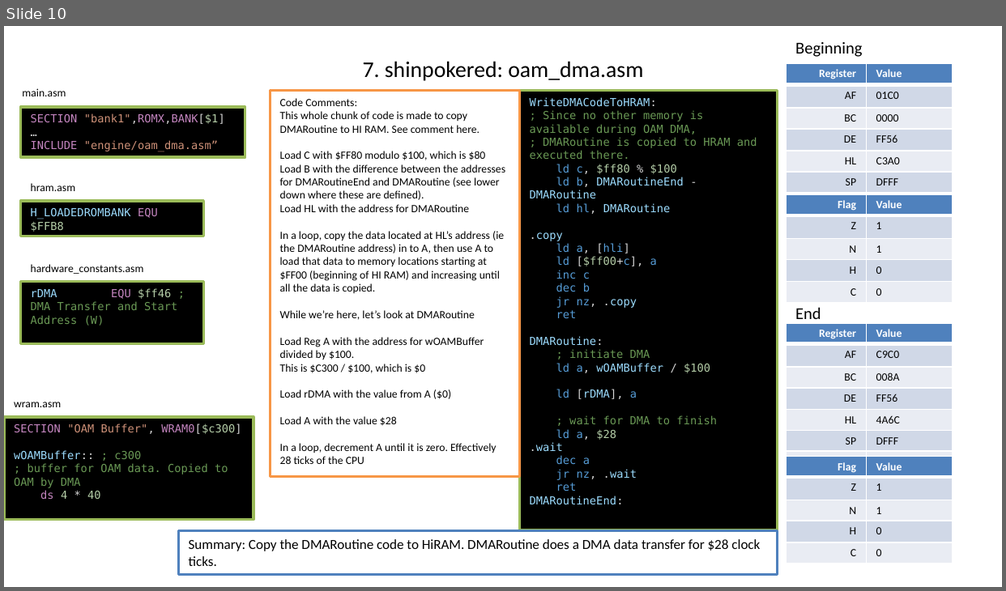
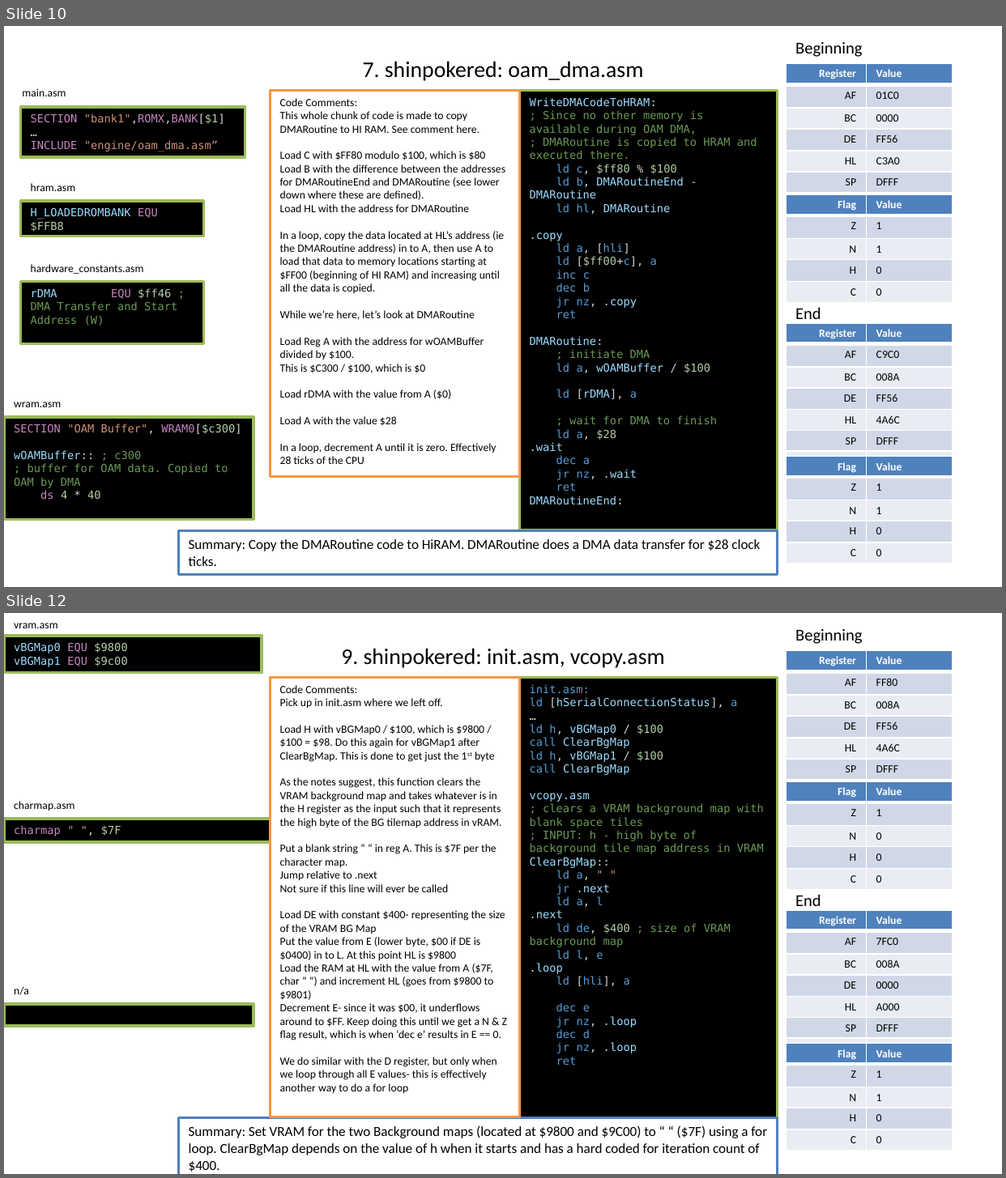
Before and after one commit to timweilert/DK94_Color, a slide deck: SGB_TO_GBC.pptx. Shown one above the other, each under a label of ours: slide 10 before the commit, slides 10 and 12 after it; the slides between them are not shown. The pictures are 1006x591 and 1006x1178 pixels, drawn with LibreOffice and Linux fonts; fonts in the diff are those of the drawing. Boxes give left, top, right and bottom in pixels: in the first picture for what was removed or moved away, otherwise in the second. Text is boxed around its words. In the diff, an @@ line names an element or a change of style, - is before the commit and + after.

```diff
--- a/SGB_TO_GBC.pptx
+++ b/SGB_TO_GBC.pptx
@@ slide 12 added at (4,613,1002,1174), background #FFFFFF @@
@@ rectangle added at (4,636,262,673), fill #000000, outline #9BBB59 2 pt, 8 pt, text #9CDCFE @@
+vBGMap0 EQU $9800
+vBGMap1 EQU $9c00
@@ text added at (14,623,58,628), 8 pt, text #000000 @@
+vram.asm
@@ text added at (795,629,862,644), 12 pt, text #000000 @@
+Beginning
@@ title added at (341,648,665,668), 16.2 pt, text #000000 @@
+9. shinpokered: init.asm, vcopy.asm
@@ table added at (786,651,952,779), 6 rows, 2 columns @@
+Register | Value
+AF | FF80
+BC | 008A
+DE | FF56
+HL | 4A6C
+SP | DFFF
@@ rectangle added at (270,678,520,1118), fill #FFFFFF, outline #F79646 2 pt, 8 pt, text #000000 @@
+Code Comments:
+Pick up in init.asm where we left off.
+Load H with vBGMap0 / $100, which is $9800 / $100 = $98. Do this again for vBGMap1 after ClearBgMap. This is done to get just the 1st byte
+As the notes suggest, this function clears the VRAM background map and takes whatever is in the H register as the input such that it represents the high byte of the BG tilemap address in vRAM.
+Put a blank string “ “ in reg A. This is $7F per the character map.
+Jump relative to .next
+Not sure if this line will ever be called
+Load DE with constant $400- representing the size of the VRAM BG Map
+Put the value from E (lower byte, $00 if DE is $0400) in to L. At this point HL is $9800
+Load the RAM at HL with the value from A ($7F, char “ “) and increment HL (goes from $9800 to $9801)
+Decrement E- since it was $00, it underflows around to $FF. Keep doing this until we get a N & Z flag result, which is when ‘dec e’ results in E == 0.
+We do similar with the D register, but only when we loop through all E values- this is effectively another way to do a for loop
@@ rectangle added at (520,678,778,1145), fill #000000, outline #9BBB59 2 pt, 8 pt, text #6A9955 @@
+init.asm:
+ld [hSerialConnectionStatus], a
+…
+ld h, vBGMap0 / $100
+call ClearBgMap
+ld h, vBGMap1 / $100
+call ClearBgMap
+vcopy.asm
+; clears a VRAM background map with blank space tiles
+; INPUT: h - high byte of background tile map address in VRAM
+ClearBgMap::
+ld a, " "
+jr .next
+ld a, l
+.next
+ld de, $400 ; size of VRAM background map
+ld l, e
+.loop
+ld [hli], a
+dec e
+jr nz, .loop
+dec d
+jr nz, .loop
+ret
@@ table added at (786,781,952,888), 5 rows, 2 columns @@
+Flag | Value
+Z | 1
+N | 0
+H | 0
+C | 0
@@ text added at (14,801,74,811), 8 pt, text #000000 @@
+charmap.asm
@@ rectangle added at (4,819,270,842), fill #000000, outline #9BBB59 2 pt, 8 pt, text #C586C0 @@
+charmap " ", $7F
@@ text added at (795,894,821,906), 12 pt, text #000000 @@
+End
@@ table added at (786,910,952,1059), 7 rows, 2 columns @@
+Register | Value
+AF | 7FC0
+BC | 008A
+DE | 0000
+HL | A000
+SP | DFFF
+ | 
@@ text added at (14,986,29,995), 8 pt, text #000000 @@
+n/a
@@ rectangle added at (4,1004,253,1026), fill #000000, outline #9BBB59 2 pt @@
@@ table added at (786,1043,952,1150), 5 rows, 2 columns @@
+Flag | Value
+Z | 1
+N | 1
+H | 0
+C | 0
@@ rectangle added at (179,1118,778,1174), fill #FFFFFF, outline #4F81BD 2 pt, 10 pt, text #000000 @@
+Summary: Set VRAM for the two Background maps (located at $9800 and $9C00) to “ “ ($7F) using a for loop. ClearBgMap depends on the value of h when it starts and has a hard coded for iteration count of $400.
```
Also in this commit, not shown: 8 slides changed, 11 other slides added.
